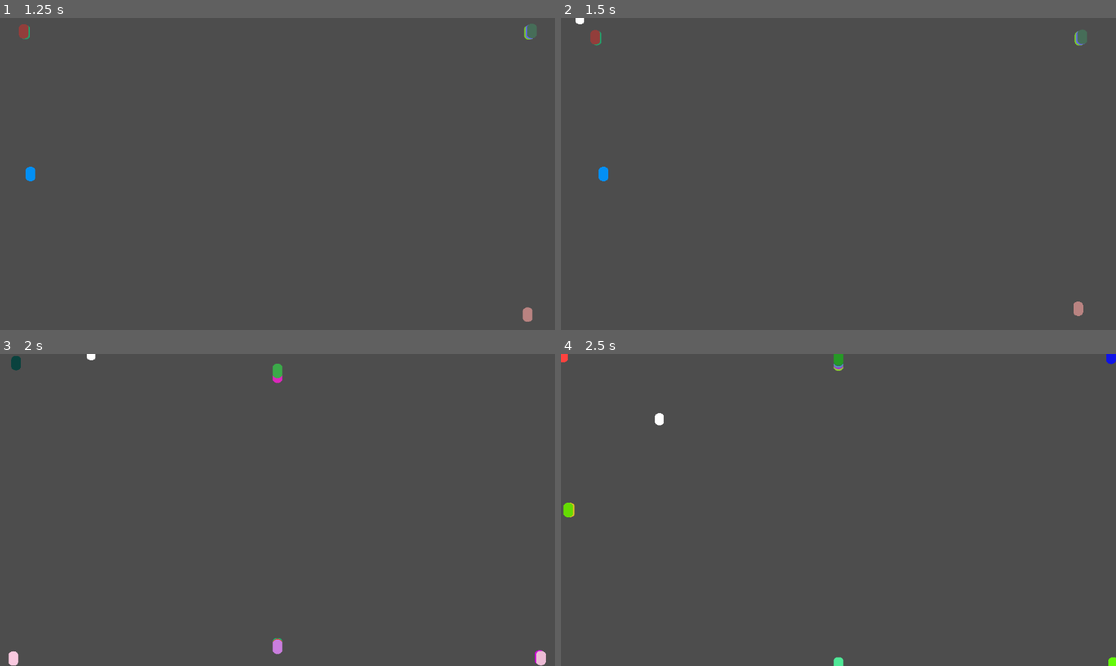
Above: before the commit, frames 1-4 (two rows, left to right).
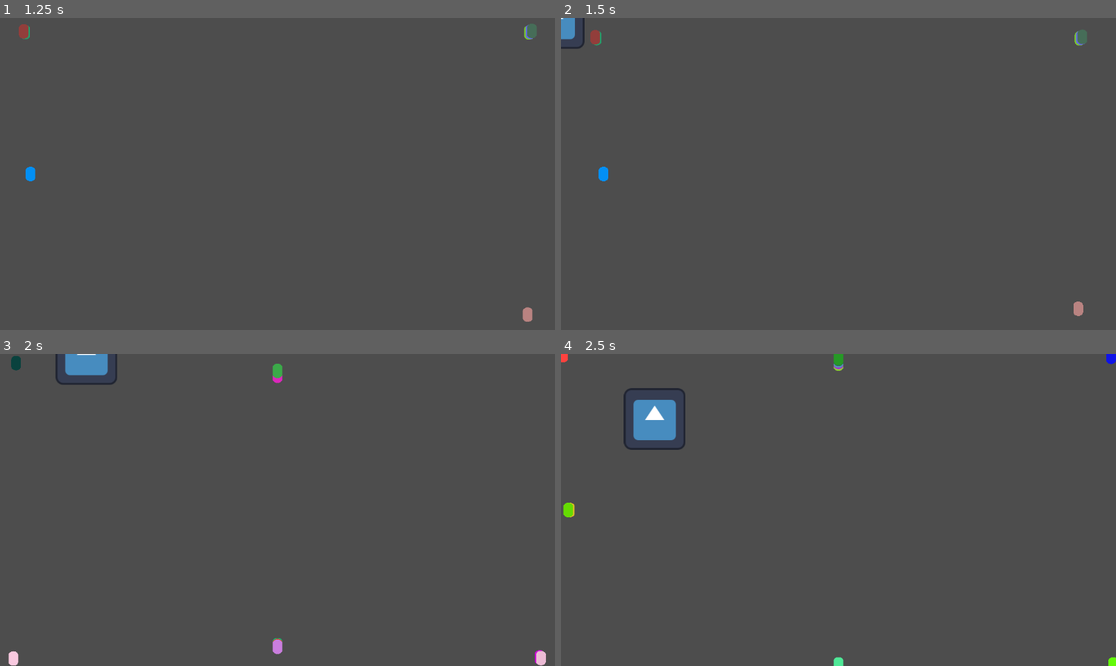
Above: after the commit, the same moments.

Repository: RiddimCrunch/TinyCreature-LudumDare56-
Game: Godot game, scene res://Scenes/Menu/MainMenu.tscn
Two runs of this game, one before a commit and one after it. Both use one fixed random seed, a clock stepped at 60 frames per second and the inputs below. The engine's default icon, where the game draws it, is replaced by a stand-in: a white triangle on a blue panel in a dark square.
Inputs:
- Up to frame 1 (1.25 s): click "Play" at 0.5 s
- Up to frame 2 (1.5 s): hold Right (ui_right) from 1.28 s (still down)
- Up to frame 3 (2 s): keep holding Right (ui_right); tap Space (Jump) at 1.52 s
- Up to frame 4 (2.5 s): release Right (ui_right) at 2.03 s; hold Down (ui_down) from 2.03 s (still down); tap Space (Jump) at 2.27 s

Frame 1 is identical in both runs. In frame 2, 0.3% of the frame differs, in the area x 0-5%, y 0-10%; in frame 3, 0.7%; in frame 4, 1.3%, in the area x 11-23%, y 10-31%.

Commit message:
Real player

Diff:
--- a/ludumdare/Scenes/Player.tscn
+++ b/ludumdare/Scenes/Player.tscn
@@ -1,21 +1,18 @@
 [gd_scene load_steps=4 format=3 uid="uid://slee60yvg302"]
 
 [ext_resource type="Script" path="res://Scripts/player.gd" id="1_6yh8t"]
+[ext_resource type="Texture2D" uid="uid://usthmorqws23" path="res://icon.svg" id="2_16qn2"]
 
 [sub_resource type="CapsuleShape2D" id="CapsuleShape2D_v8tgr"]
-
-[sub_resource type="CapsuleMesh" id="CapsuleMesh_ahu5l"]
+radius = 64.0
+height = 128.0
 
 [node name="Player" type="CharacterBody2D"]
 motion_mode = 1
 script = ExtResource("1_6yh8t")
 
+[node name="Sprite2D" type="Sprite2D" parent="."]
+texture = ExtResource("2_16qn2")
+
 [node name="CollisionShape2D" type="CollisionShape2D" parent="."]
 shape = SubResource("CapsuleShape2D_v8tgr")
-
-[node name="Sprite2D" type="Sprite2D" parent="."]
-
-[node name="MeshInstance2D" type="MeshInstance2D" parent="."]
-position = Vector2(0, 0.500004)
-scale = Vector2(18, 12.5)
-mesh = SubResource("CapsuleMesh_ahu5l")
